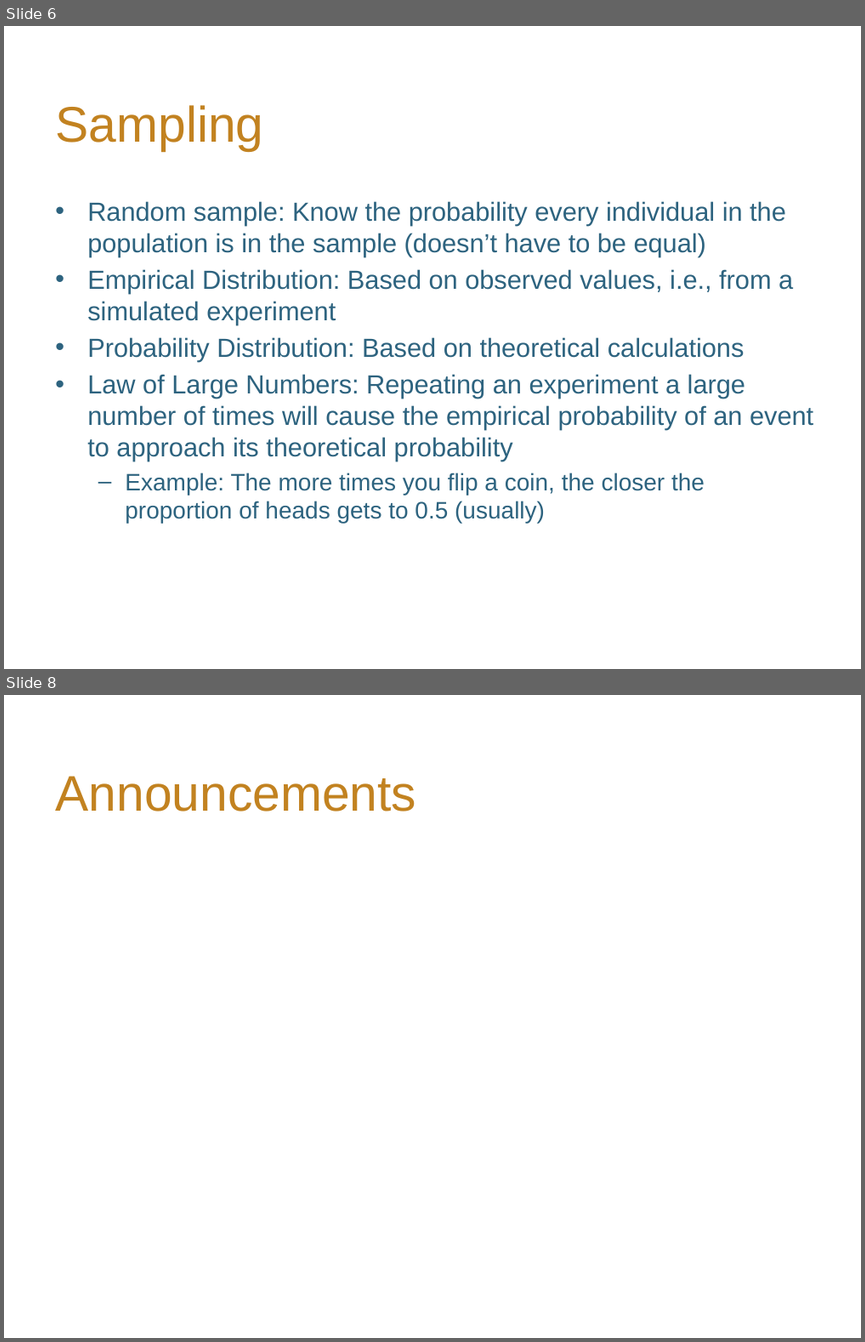
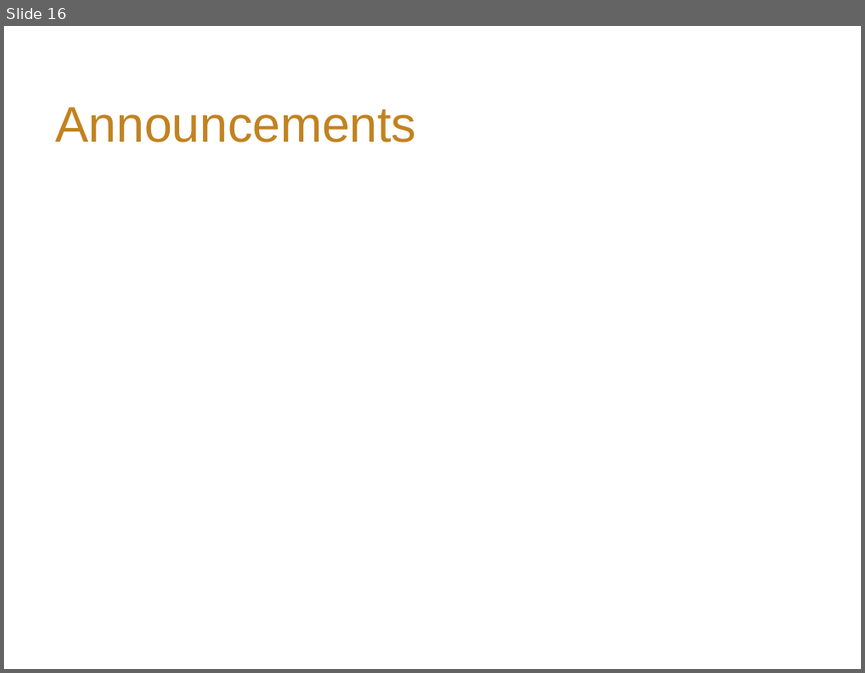
Before and after one commit to hLuo27/teaching, a slide deck: data8/slides/lab6.pptx. Shown one above the other, each under a label of ours: slides 6 and 8 before the commit, slide 16 after it; the slides between them are not shown. The pictures are 865x1342 and 865x673 pixels, drawn with LibreOffice and Linux fonts; fonts in the diff are those of the drawing; background and template pictures are left out. Boxes give left, top, right and bottom in pixels: in the first picture for what was removed or moved away, otherwise in the second. Text is boxed around its words. In the diff, an @@ line names an element or a change of style, - is before the commit and + after.

```diff
--- a/data8/slides/lab6.pptx
+++ b/data8/slides/lab6.pptx
@@ slide 6 removed at <box>4,26,861,669</box>, background #FFFFFF @@
@@ title removed at <box>55,105,263,151</box> @@
-Sampling
@@ text removed at <box>87,201,813,523</box> @@
-• Random sample: Know the probability every individual in the population is in the sample (doesn’t have to be equal)
-• Empirical Distribution: Based on observed values, i.e., from a simulated experiment
-• Probability Distribution: Based on theoretical calculations
-• Law of Large Numbers: Repeating an experiment a large number of times will cause the empirical probability of an event to approach its theoretical probability
-  – Example: The more times you flip a coin, the closer the proportion of heads gets to 0.5 (usually)
@@ what was slide 8 is now slide 16 @@
```
Also in this commit, not shown: 4 slides changed, 11 slides added, 2 other slides removed, 4 other files.
